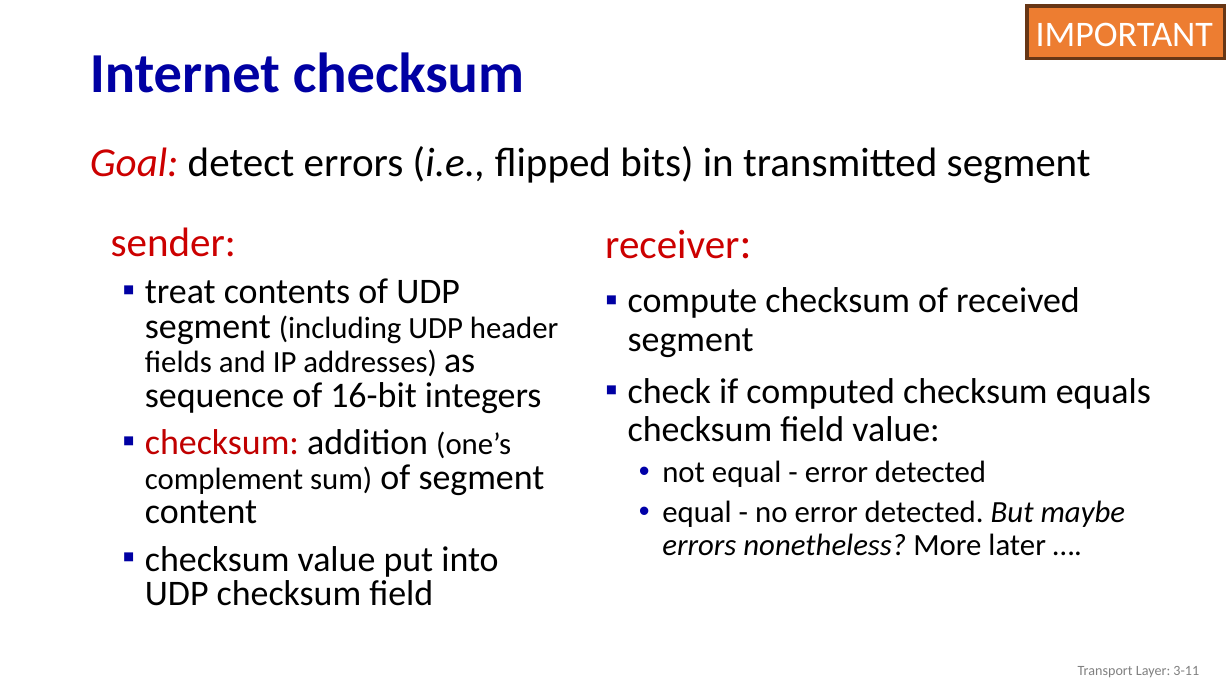
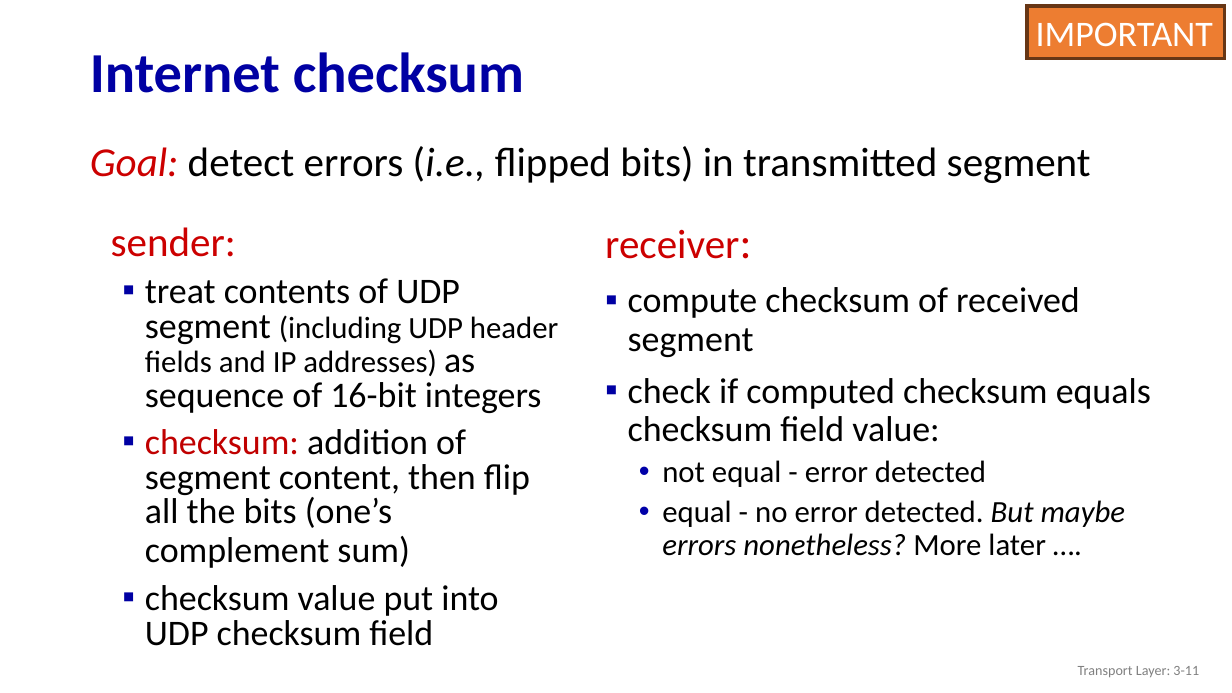
Before and after one commit to guhofstra/CSC175, a slide deck: slide 11 of PPTs/3.3 UDP.pptx. Drawn at 1232x693 pixels with LibreOffice and Linux fonts; fonts in the diff are those of the drawing. Boxes give left, top, right and bottom in pixels: in the first picture for what was removed or moved away, otherwise in the second. Text is boxed around its words. In the diff, an @@ line names an element or a change of style, - is before the commit and + after.

```diff
--- a/PPTs/3.3 UDP.pptx
+++ b/PPTs/3.3 UDP.pptx
@@ text at box(145, 429, 530, 568): text changed @@
-▪ checksum: addition (one’s complement sum) of segment content
+▪ checksum: addition of segment content, then flip all the bits (one’s complement sum)
```
Also in this commit, not shown: 7 other files.
